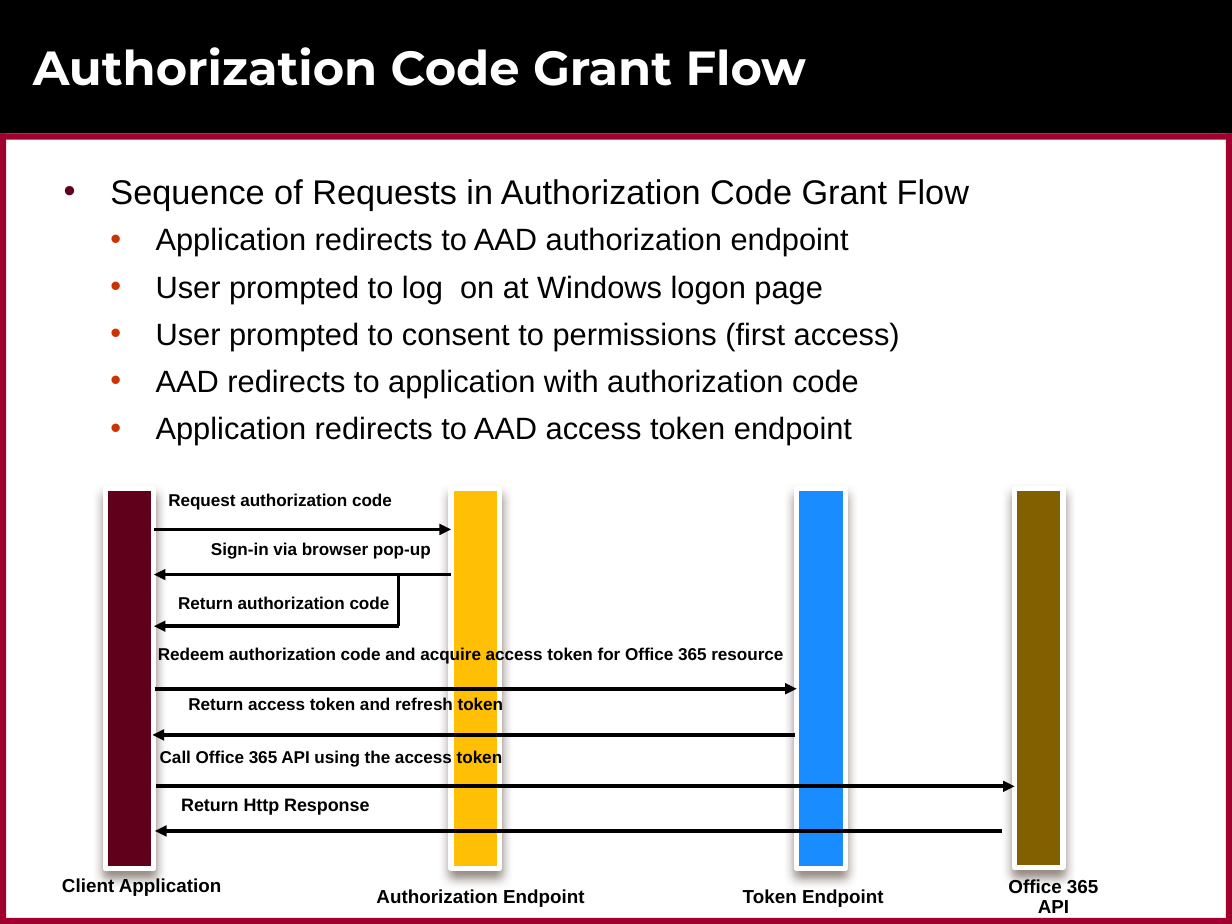
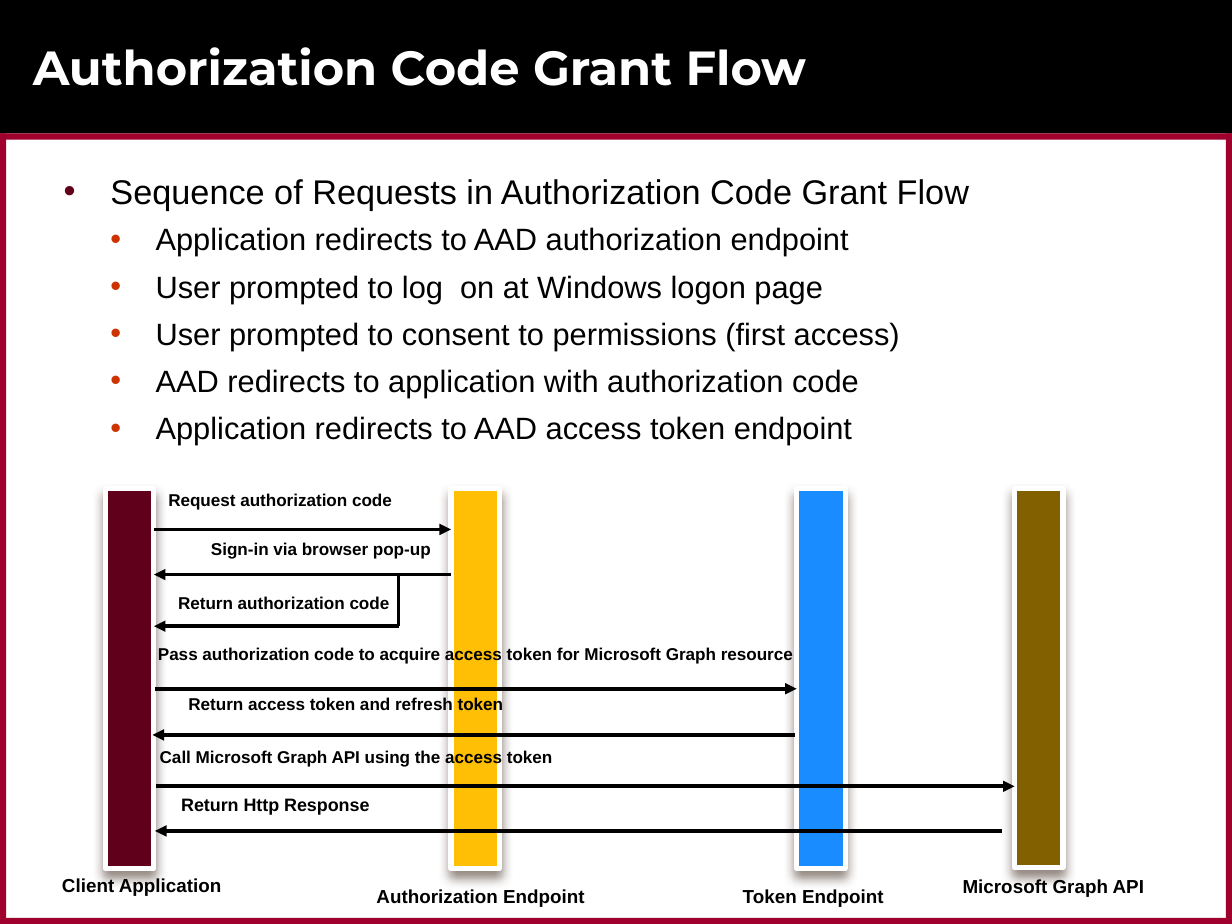
Before and after one commit to CriticalPathTraining/MSD365_Courseware, a slide deck: slide 34 of 07 AzureActiveDirectory.pptx (slide 35 before the commit). Drawn at 1232x924 pixels with LibreOffice and Linux fonts; fonts in the diff are those of the drawing; background and template pictures are left out. Boxes give left, top, right and bottom in pixels: in the first picture for what was removed or moved away, otherwise in the second. Text is boxed around its words. In the diff, an @@ line names an element or a change of style, - is before the commit and + after.

```diff
--- a/07 AzureActiveDirectory.pptx
+++ b/07 AzureActiveDirectory.pptx
@@ text at (158, 646, 793, 664): text changed @@
-Redeem authorization code and acquire access token for Office 365 resource
+Pass authorization code to acquire access token for Microsoft Graph resource
@@ text at (160, 749, 553, 767): text changed @@
-Call Office 365 API using the access token
+Call Microsoft Graph API using the access token
@@ text at (963, 878, 1144, 897): text changed @@
-Office 365 API
+Microsoft Graph API
```
Also in this commit, not shown: 2 other slides changed, 1 slide removed, 10 other files.
